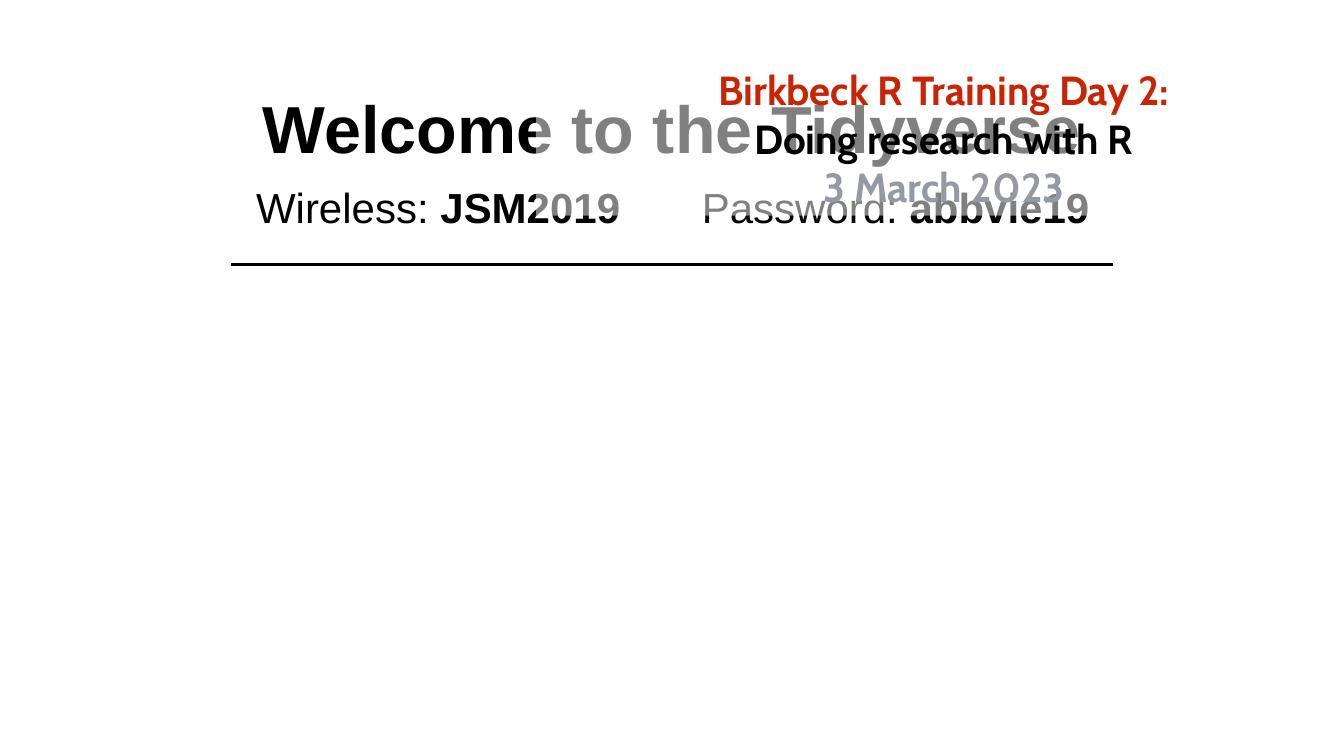
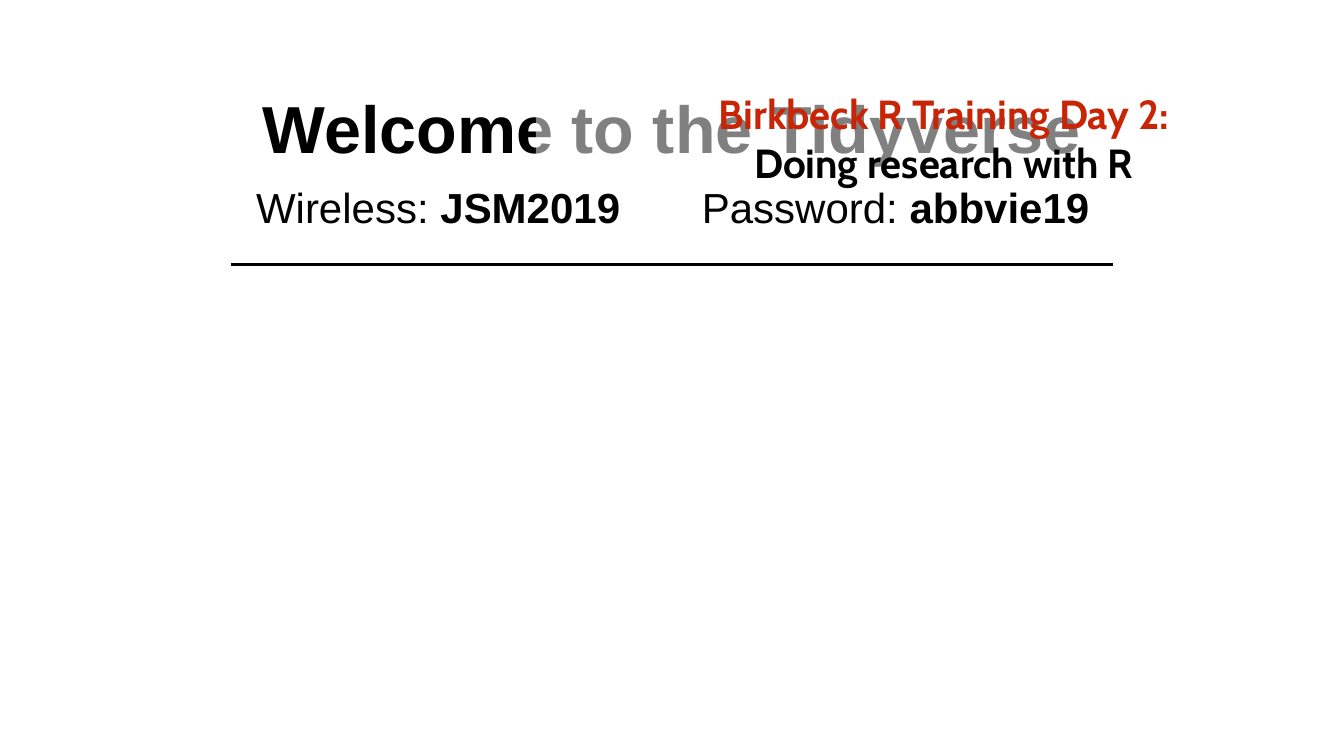
Before and after one commit to LukasWallrich/bbk_bbs_R_workshop, a slide deck: slide 1 of Day 2/Slides/00-Preclass-loop.pptx. Drawn at 1344x756 pixels with LibreOffice and Linux fonts; fonts in the diff are those of the drawing; background and template pictures are left out. Boxes give left, top, right and bottom in pixels: in the first picture for what was removed or moved away, otherwise in the second. Text is boxed around its words. In the diff, an @@ line names an element or a change of style, - is before the commit and + after.

```diff
--- a/Day 2/Slides/00-Preclass-loop.pptx
+++ b/Day 2/Slides/00-Preclass-loop.pptx
@@ text "Birkbeck R Training Day 2:": place and size @@
-text "Birkbeck R Training Day 2:" at (718, 74, 1169, 212)
+text "Birkbeck R Training Day 2:" at (718, 95, 1169, 187)
@@ text at (823, 171, 1064, 212): paragraph removed @@
-3 March 2023
```
Also in this commit, not shown: 17 other files.
